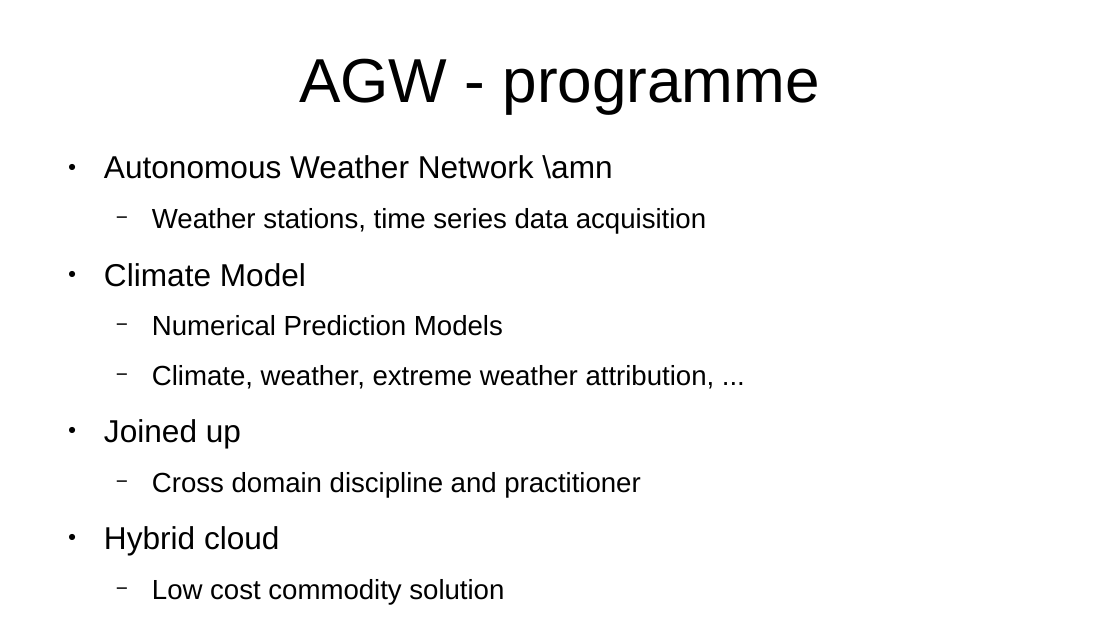
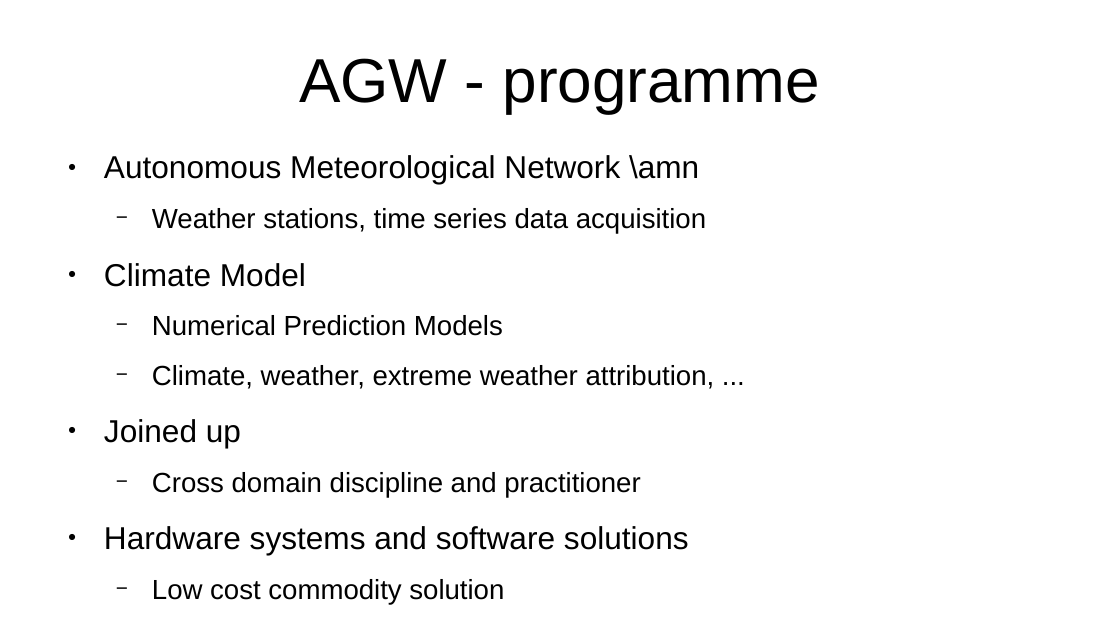
Before and after one commit to YorkEarwaker/Climate-Model, a slide deck: slide 9 of ppm/anthropogenic-global-warming-context.odp. Drawn at 1120x630 pixels with LibreOffice and Linux fonts; fonts in the diff are those of the drawing. Boxes give left, top, right and bottom in pixels: in the first picture for what was removed or moved away, otherwise in the second. Text is boxed around its words. In the diff, an @@ line names an element or a change of style, - is before the commit and + after.

Commit message:
update
minor changes

```diff
--- a/ppm/anthropogenic-global-warming-context.odp
+++ b/ppm/anthropogenic-global-warming-context.odp
@@ text at bbox=[104, 155, 699, 184]: text changed @@
-● Autonomous Weather Network \amn
+● Autonomous Meteorological Network \amn
@@ text at bbox=[104, 526, 689, 555]: text changed @@
-● Hybrid cloud
+● Hardware systems and software solutions
```
Also in this commit, not shown: 1 other slide changed, 1 slide added.
